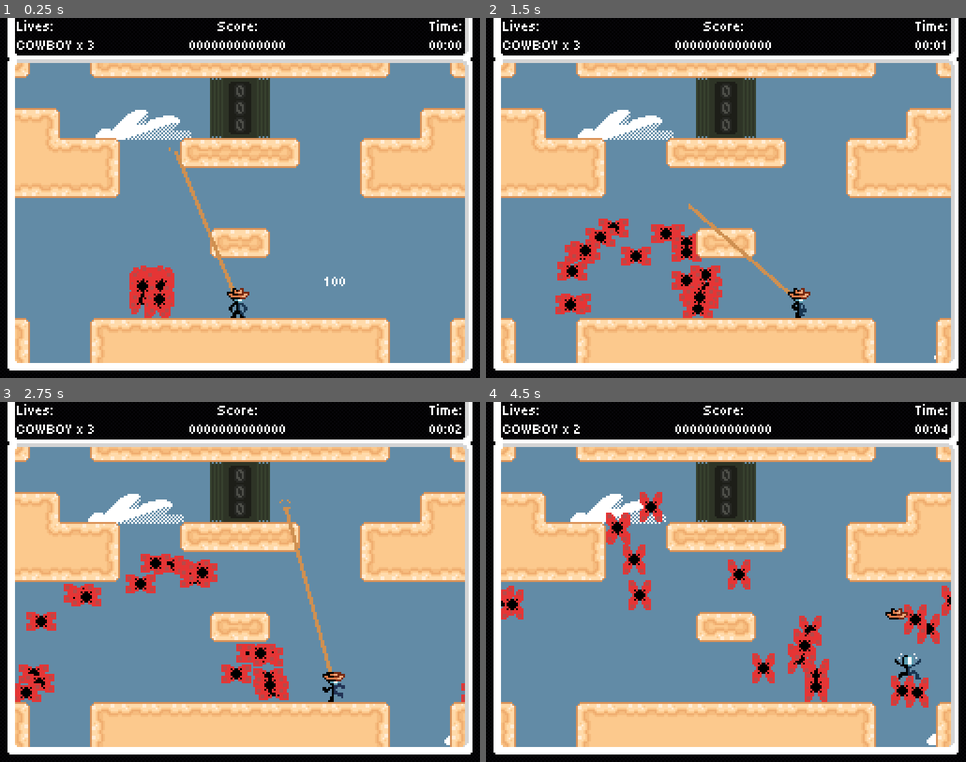
Above: before the commit, frames 1-4 (two rows, left to right).
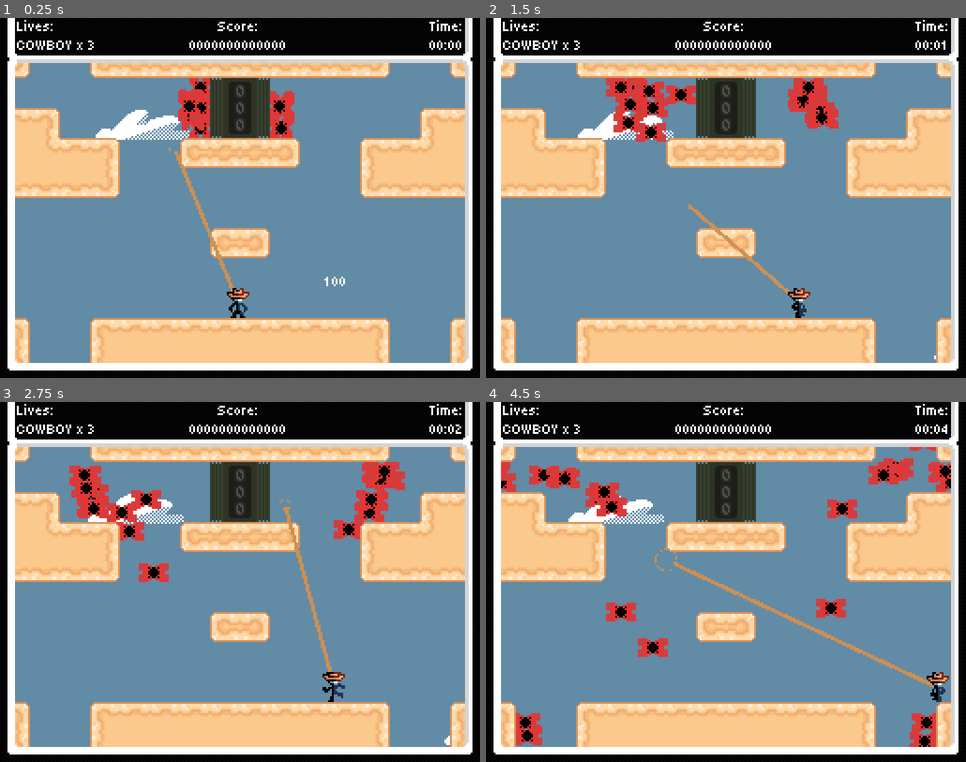
Above: after the commit, the same moments.

Repository: Jcodefox/GMTK-2025
Game: Godot game, scene res://scenes/topscenes/gameplay_topscene.tscn
The game is run twice, just before and just after one commit, with the same random seed, the same clock (stepped at 60 frames per second) and the same inputs.
Inputs (mouse positions are in pixels of both pictures, inside the frame that each line leads up to):
- Up to frame 1 (0.25 s): no input
- Up to frame 2 (1.5 s): move the mouse to (831, 180) at 0.52 s; hold D (move_right) from 0.53 s (still down); click (831, 180) at 0.6 s; tap Space (move_jump) at 0.77 s; move the mouse to (630, 216) at 1.27 s; click (630, 216) at 1.35 s
- Up to frame 3 (2.75 s): tap Space (move_jump) at 1.52 s; move the mouse to (288, 502) at 2.02 s; release D (move_right) at 2.03 s; hold A (move_left) from 2.03 s (still down); click (288, 502) at 2.1 s
- Up to frame 4 (4.5 s): move the mouse to (702, 654) at 2.77 s; release A (move_left) at 2.78 s; hold D (move_right) 2.78-4.28 s; click (702, 654) at 2.85 s; tap Space (move_jump) at 3.02, 3.77 s; move the mouse to (870, 636) at 3.52 s; click (870, 636) at 3.6 s; move the mouse to (582, 528) at 4.27 s; hold A (move_left) from 4.28 s (still down); click (582, 528) at 4.35 s

The runs differ from the first frame. In frame 1, 2.7% of the frame differs, in the area x 26-62%, y 16-84%; in frame 2, 6.4%; in frame 3, 7.0%; in frame 4, 9.8%, in the area x 3-97%, y 7-96%.

Commit message:
Make lasso detect and delete enemy nodes upon clicking

Diff:
--- a/project.godot
+++ b/project.godot
@@ -67,6 +67,11 @@
 "events": [Object(InputEventKey,"resource_local_to_scene":false,"resource_name":"","device":-1,"window_id":0,"alt_press …(195 unchanged characters)…
 ]
 }
+pull_lasso={
+"deadzone": 0.2,
+"events": [Object(InputEventMouseButton,"resource_local_to_scene":false,"resource_name":"","device":-1,"window_id":0,"alt_pressed":false,"shift_pressed":false,"ctrl_pressed":false,"meta_pressed":false,"button_mask":0,"position":Vector2(0, 0),"global_position":Vector2(0, 0),"factor":1.0,"button_index":1,"canceled":false,"pressed":false,"double_click":false,"script":null)
+]
+}
 
 [rendering]
 
--- a/scenes/prefabs/enemies/mothick.tscn
+++ b/scenes/prefabs/enemies/mothick.tscn
@@ -7,6 +7,7 @@
 size = Vector2(10, 10)
 
 [node name="Mothick" type="CharacterBody2D" groups=["enemy"]]
+z_index = -1
 collision_layer = 4
 collision_mask = 2
 script = ExtResource("1_ghjc1")
--- a/scenes/prefabs/lasso.tscn
+++ b/scenes/prefabs/lasso.tscn
@@ -1,6 +1,9 @@
-[gd_scene load_steps=4 format=3 uid="uid://byjfep6lctpr3"]
+[gd_scene load_steps=5 format=3 uid="uid://byjfep6lctpr3"]
 
 [ext_resource type="Script" uid="uid://cbx6oc7sy20ab" path="res://scripts/prefabs/lasso_v2.gd" id="1_vaqmv"]
+
+[sub_resource type="CircleShape2D" id="CircleShape2D_vaqmv"]
+radius = 32.0
 
 [sub_resource type="Gradient" id="Gradient_vaqmv"]
 interpolation_mode = 1
@@ -20,8 +23,15 @@
 script = ExtResource("1_vaqmv")
 
 [node name="Area2D" type="Area2D" parent="."]
+collision_layer = 4
+collision_mask = 4
 
-[node name="CollisionPolygon2D" type="CollisionPolygon2D" parent="Area2D"]
+[node name="CollisionShape2D" type="CollisionShape2D" parent="Area2D"]
+shape = SubResource("CircleShape2D_vaqmv")
 
 [node name="Sprite2D" type="Sprite2D" parent="."]
 texture = SubResource("GradientTexture2D_ogh4t")
+
+[node name="Area2D2" type="Area2D" parent="."]
+collision_layer = 4
+collision_mask = 4
--- a/scenes/topscenes/gameplay_topscene.tscn
+++ b/scenes/topscenes/gameplay_topscene.tscn
@@ -60,84 +60,64 @@
 [node name="Enemies" type="Node2D" parent="."]
 
 [node name="Mothick" parent="Enemies" instance=ExtResource("5_ks65t")]
-z_index = -1
-position = Vector2(81, 146)
+position = Vector2(112, 48)
 
 [node name="Mothick2" parent="Enemies" instance=ExtResource("5_ks65t")]
-z_index = -1
-position = Vector2(81, 146)
+position = Vector2(112, 48)
 
 [node name="Mothick3" parent="Enemies" instance=ExtResource("5_ks65t")]
-z_index = -1
-position = Vector2(81, 146)
+position = Vector2(112, 48)
 
 [node name="Mothick4" parent="Enemies" instance=ExtResource("5_ks65t")]
-z_index = -1
-position = Vector2(81, 146)
+position = Vector2(112, 48)
 
 [node name="Mothick5" parent="Enemies" instance=ExtResource("5_ks65t")]
-z_index = -1
-position = Vector2(81, 146)
+position = Vector2(112, 48)
 
 [node name="Mothick6" parent="Enemies" instance=ExtResource("5_ks65t")]
-z_index = -1
-position = Vector2(81, 146)
+position = Vector2(112, 48)
 
 [node name="Mothick7" parent="Enemies" instance=ExtResource("5_ks65t")]
-z_index = -1
-position = Vector2(81, 146)
+position = Vector2(112, 48)
 
 [node name="Mothick8" parent="Enemies" instance=ExtResource("5_ks65t")]
-z_index = -1
-position = Vector2(81, 146)
+position = Vector2(112, 48)
 
 [node name="Mothick9" parent="Enemies" instance=ExtResource("5_ks65t")]
-z_index = -1
-position = Vector2(81, 146)
+position = Vector2(112, 48)
 
 [node name="Mothick10" parent="Enemies" instance=ExtResource("5_ks65t")]
-z_index = -1
-position = Vector2(81, 146)
+position = Vector2(112, 48)
 
 [node name="Mothick11" parent="Enemies" instance=ExtResource("5_ks65t")]
-z_index = -1
-position = Vector2(81, 146)
+position = Vector2(143, 48)
 
 [node name="Mothick12" parent="Enemies" instance=ExtResource("5_ks65t")]
-z_index = -1
-position = Vector2(81, 146)
+position = Vector2(143, 48)
 
 [node name="Mothick13" parent="Enemies" instance=ExtResource("5_ks65t")]
-z_index = -1
-position = Vector2(81, 146)
+position = Vector2(143, 48)
 
 [node name="Mothick14" parent="Enemies" instance=ExtResource("5_ks65t")]
-z_index = -1
-position = Vector2(81, 146)
+position = Vector2(143, 48)
 
 [node name="Mothick15" parent="Enemies" instance=ExtResource("5_ks65t")]
-z_index = -1
-position = Vector2(81, 146)
+position = Vector2(143, 48)
 
 [node name="Mothick16" parent="Enemies" instance=ExtResource("5_ks65t")]
-z_index = -1
-position = Vector2(81, 146)
+position = Vector2(143, 48)
 
 [node name="Mothick17" parent="Enemies" instance=ExtResource("5_ks65t")]
-z_index = -1
-position = Vector2(81, 146)
+position = Vector2(143, 48)
 
 [node name="Mothick18" parent="Enemies" instance=ExtResource("5_ks65t")]
-z_index = -1
-position = Vector2(81, 146)
+position = Vector2(143, 48)
 
 [node name="Mothick19" parent="Enemies" instance=ExtResource("5_ks65t")]
-z_index = -1
-position = Vector2(81, 146)
+position = Vector2(143, 48)
 
 [node name="Mothick20" parent="Enemies" instance=ExtResource("5_ks65t")]
-z_index = -1
-position = Vector2(81, 146)
+position = Vector2(143, 48)
 
 [node name="FloatScoreNum" parent="." instance=ExtResource("9_rfs2g")]
 offset_left = 173.0
--- a/scripts/prefabs/lasso_v2.gd
+++ b/scripts/prefabs/lasso_v2.gd
@@ -1,4 +1,6 @@
 extends Line2D
+
+@export var min_lasso_capture_size: float = 20.0
 
 @export var max_line_distance: float = 80
 @export var max_line_age: float = 0.1
@@ -66,10 +68,18 @@
 			break
 
 	lasso_loop_size = cumulative_angle * 2.0
+	lasso_loop_size = max(lasso_loop_size, 0)
 
 	$Sprite2D.position = lasso_current_pos - global_position
 	$Sprite2D.scale = Vector2(lasso_loop_size, lasso_loop_size) / 64
-	lasso_loop_size = max(lasso_loop_size, 0)
+
+	# Adding a minimum size here prevents issues of collider being too small
+	# Which Godot doesn't like (I think)
+	$Area2D/CollisionShape2D.shape.radius = max(lasso_loop_size / 2, 0.1)
+	$Area2D.position = lasso_current_pos - global_position
+
+	if Input.is_action_just_pressed("pull_lasso"):
+		pull_lasso()
 
 
 	var pos: Vector2 = player_pos - global_position
@@ -120,3 +130,14 @@
 		lines_immediate_mesh.surface_add_vertex_2d(line_vertex_positions[i])
 		lines_immediate_mesh.surface_add_vertex_2d(line_vertex_positions[i + 1])
 	lines_immediate_mesh.surface_end()
+
+func pull_lasso() -> void:
+	if lasso_loop_size < min_lasso_capture_size:
+		return
+
+	all_mouse_angles.clear()
+	mouse_angle_time.clear()
+
+	for body in $Area2D.get_overlapping_bodies():
+		if body.is_in_group("enemy"):
+			body.queue_free()
Not shown: 1 places in scenes/prefabs/hud.tscn that only renumber resources
Not shown: 1 places in scenes/topscenes/gameplay_topscene.tscn that only renumber resources
